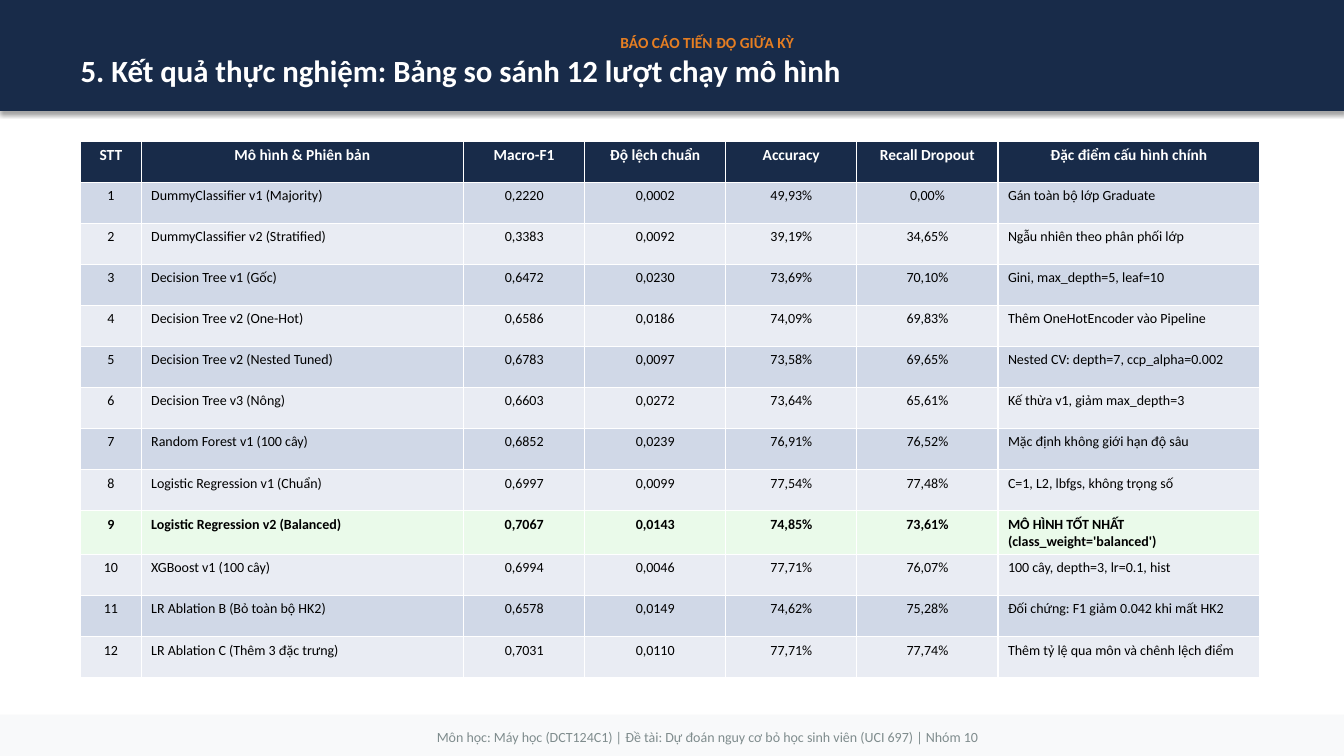
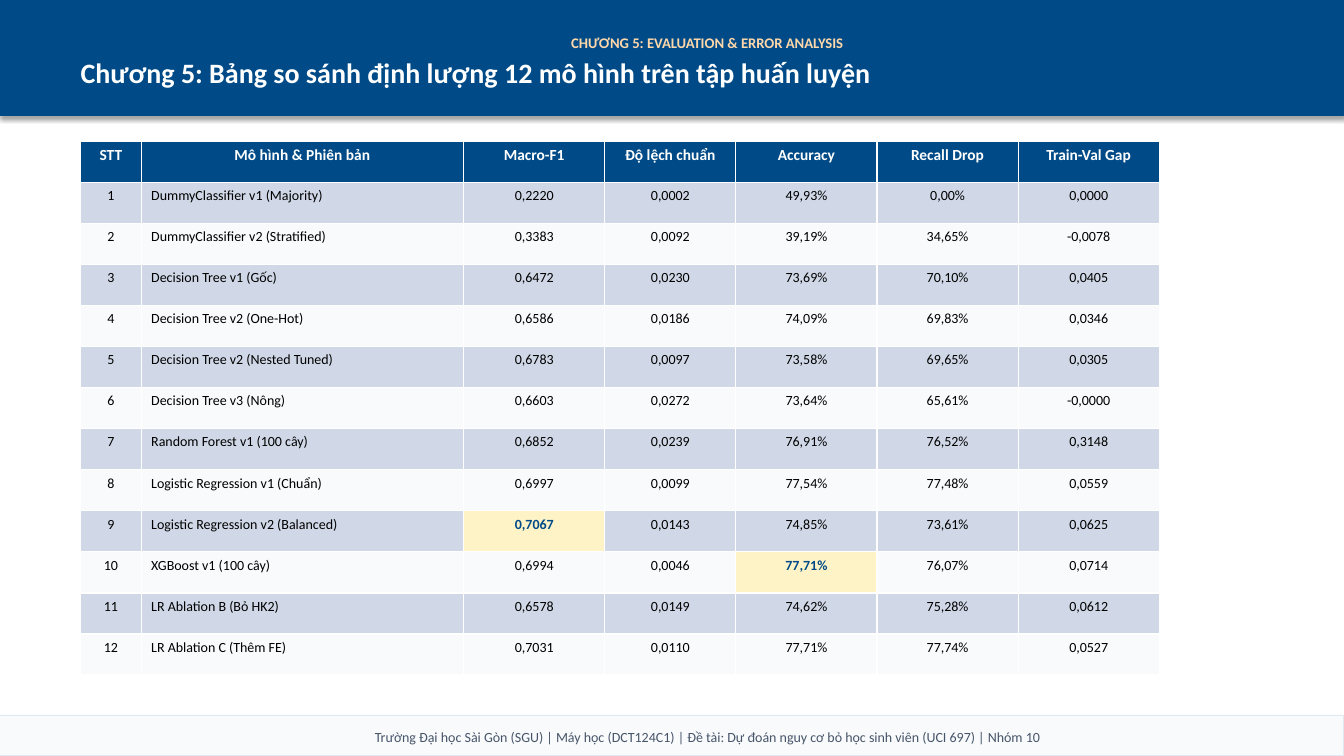
Before and after one commit to Kazuken123/DCT124C1-MH-Nhom, a slide deck: slide 7 of final/reports/BaoCao_TienDo_GiuaKy_Nhom10.pptx (slide 6 before the commit). Drawn at 1344x756 pixels with LibreOffice and Linux fonts; fonts in the diff are those of the drawing. Boxes give left, top, right and bottom in pixels: in the first picture for what was removed or moved away, otherwise in the second. Text is boxed around its words. In the diff, an @@ line names an element or a change of style, - is before the commit and + after.

Commit message:
Chuan hoa bao cao Word va slide PPTX theo format CRISP-DM va phong cach SGU

```diff
--- a/final/reports/BaoCao_TienDo_GiuaKy_Nhom10.pptx
+++ b/final/reports/BaoCao_TienDo_GiuaKy_Nhom10.pptx
@@ rectangle "CHƯƠNG 5: EVALUATION & ERROR ..." resized from (x1=0, y1=0, x2=1344, y2=111) to (x1=0, y1=0, x2=1344, y2=116) @@
@@ rectangle "CHƯƠNG 5: EVALUATION & ERROR ..." at (x1=0, y1=0, x2=1344, y2=116): fill #182B49 to #004B87; outline #182B49 0.75 pt to #004B87 0.75 pt @@
@@ text in rectangle at (x1=81, y1=37, x2=870, y2=88): text changed; size 22 to 20 pt @@
-BÁO CÁO TIẾN ĐỘ GIỮA KỲ
-5. Kết quả thực nghiệm: Bảng so sánh 12 lượt chạy mô hình
+CHƯƠNG 5: EVALUATION & ERROR ANALYSIS
+Chương 5: Bảng so sánh định lượng 12 mô hình trên tập huấn luyện
@@ table at (x1=81, y1=141, x2=1159, y2=676) @@
-row 1, column 6: Recall Dropout
+row 1, column 6: Recall Drop
-row 1, column 7: Đặc điểm cấu hình chính
+row 1, column 7: Train-Val Gap
-row 2, column 7: Gán toàn bộ lớp Graduate
+row 2, column 7: 0,0000
-row 3, column 7: Ngẫu nhiên theo phân phối lớp
+row 3, column 7: -0,0078
-row 4, column 7: Gini, max_depth=5, leaf=10
+row 4, column 7: 0,0405
-row 5, column 7: Thêm OneHotEncoder vào Pipeline
+row 5, column 7: 0,0346
-row 6, column 7: Nested CV: depth=7, ccp_alpha=0.002
+row 6, column 7: 0,0305
-row 7, column 7: Kế thừa v1, giảm max_depth=3
+row 7, column 7: -0,0000
-row 8, column 7: Mặc định không giới hạn độ sâu
+row 8, column 7: 0,3148
-row 9, column 7: C=1, L2, lbfgs, không trọng số
+row 9, column 7: 0,0559
-row 10, column 7: MÔ HÌNH TỐT NHẤT (class_weight='balanced')
+row 10, column 7: 0,0625
-row 11, column 7: 100 cây, depth=3, lr=0.1, hist
+row 11, column 7: 0,0714
-row 12, column 2: LR Ablation B (Bỏ toàn bộ HK2)
+row 12, column 2: LR Ablation B (Bỏ HK2)
-row 12, column 7: Đối chứng: F1 giảm 0.042 khi mất HK2
+row 12, column 7: 0,0612
-row 13, column 2: LR Ablation C (Thêm 3 đặc trưng)
+row 13, column 2: LR Ablation C (Thêm FE)
-row 13, column 7: Thêm tỷ lệ qua môn và chênh lệch điểm
+row 13, column 7: 0,0527
@@ fill #182B49 to #004B87 in row 1 @@
@@ fill #E9EDF4 to #F8FAFC in 41 cells @@
@@ fill #EAFAEA to #D0D8E8 in 6 cells @@
@@ fill #EAFAEA to #FEF3C7 in row 10, column 3 @@
@@ fill #E9EDF4 to #FEF3C7 in row 11, column 5 @@
@@ bold off in "9", "Logistic Regression v2 (Balanced)", "0,0143", "74,85%" and 1 more places @@
@@ text colour #000000 to #004B87 in "0,7067", "77,71%" @@
@@ bold on in "77,71%" @@
@@ table resized from (x1=81, y1=141, x2=1260, y2=676) to (x1=81, y1=141, x2=1159, y2=676) @@
@@ rectangle "Trường Đại học Sài Gòn ..." at (x1=0, y1=716, x2=1344, y2=756): fill #F8F9FA to #F8FAFC; outline #F8F9FA 0.75 pt to #E2E8F0 0.75 pt @@
@@ text in rectangle at (x1=375, y1=731, x2=1040, y2=745): text changed; text colour #7F8C8D to #475569 @@
-Môn học: Máy học (DCT124C1) | Đề tài: Dự đoán nguy cơ bỏ học sinh viên (UCI 697) | Nhóm 10
+Trường Đại học Sài Gòn (SGU) | Máy học (DCT124C1) | Đề tài: Dự đoán nguy cơ bỏ học sinh viên (UCI 697) | Nhóm 10
```
Also in this commit, not shown: 8 other slides changed, 3 slides added, 3 slides removed, 2 other files.
